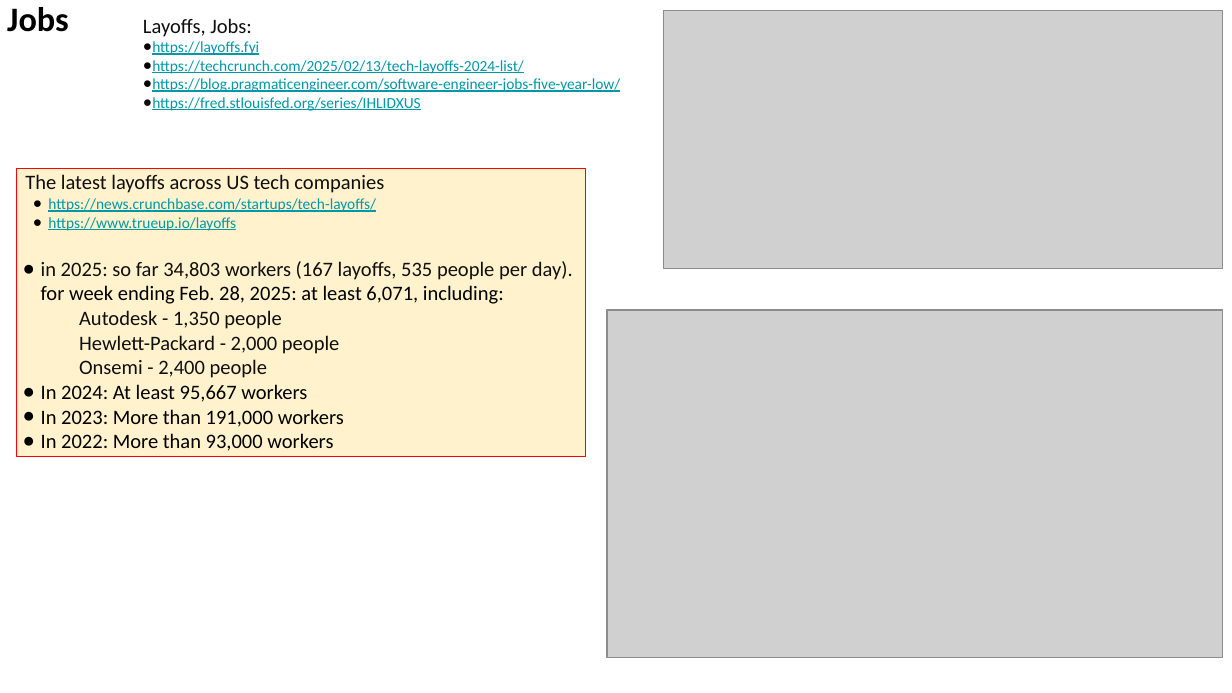
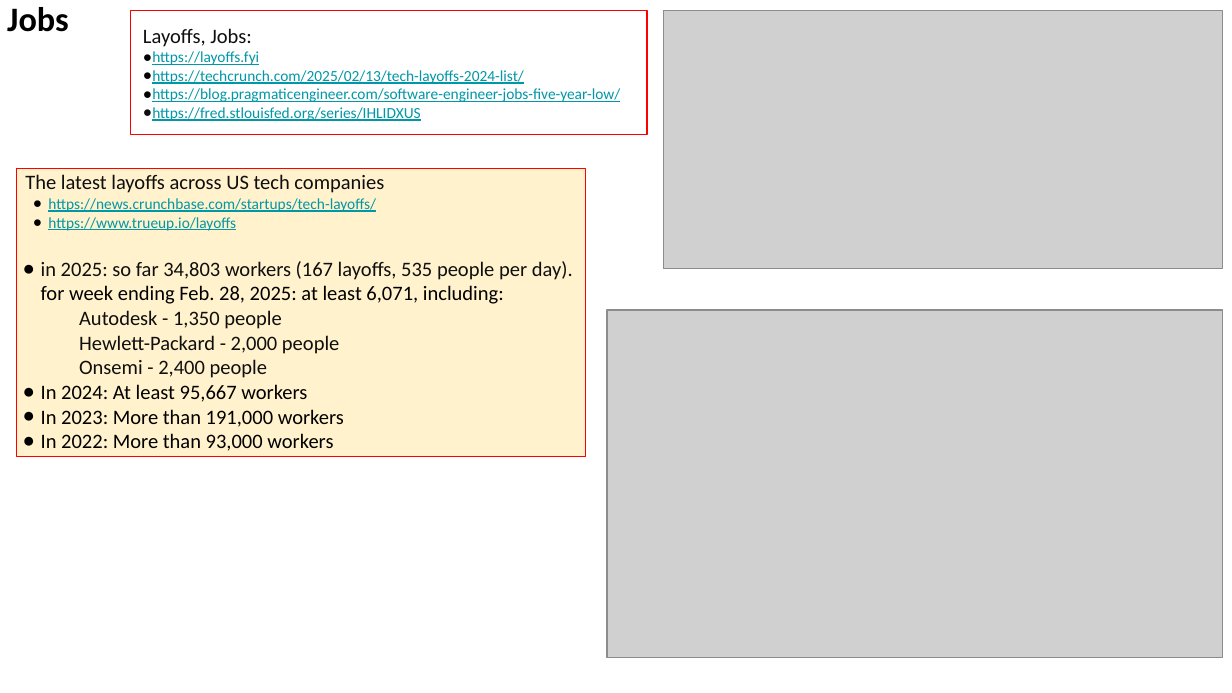
Before and after one commit to lselector/seminar, a slide deck: slide 17 of 2025/2025-03-07-AI-Updates.pptx (slide 16 before the commit). Drawn at 1232x693 pixels with LibreOffice and Linux fonts; fonts in the diff are those of the drawing; grey boxes stand for pictures. Boxes give left, top, right and bottom in pixels: in the first picture for what was removed or moved away, otherwise in the second. Text is boxed around its words. In the diff, an @@ line names an element or a change of style, - is before the commit and + after.

```diff
--- a/2025/2025-03-07-AI-Updates.pptx
+++ b/2025/2025-03-07-AI-Updates.pptx
@@ rectangle "Layoffs, Jobs:": place and size @@
-rectangle "Layoffs, Jobs:" at (143, 18, 620, 110)
+rectangle "Layoffs, Jobs:" at (131, 10, 647, 134)
@@ rectangle "Layoffs, Jobs:" at (131, 10, 647, 134): outline none to #FF0000 0.75 pt @@
```
Also in this commit, not shown: 4 other slides changed, 1 slide added.
